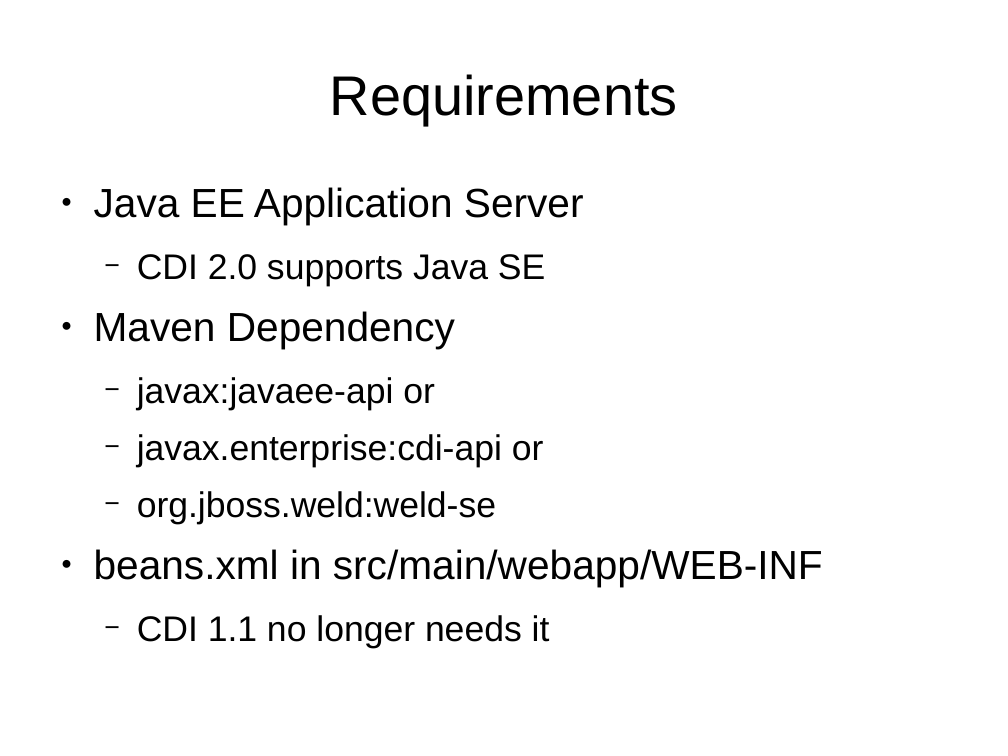
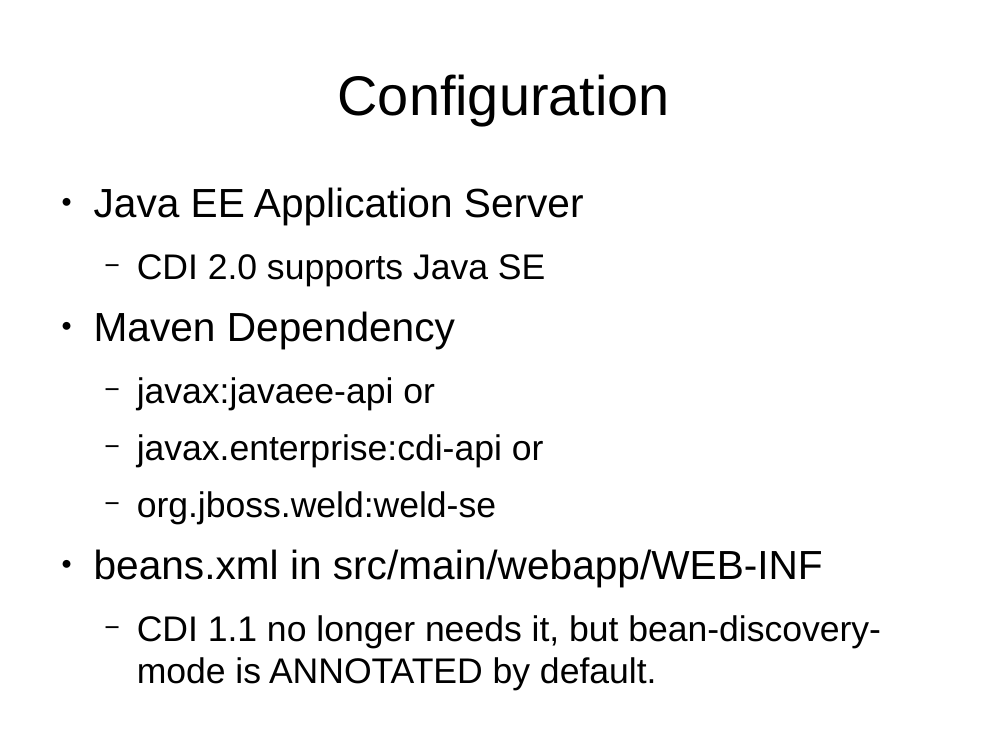
Before and after one commit to FrigoCoder/CDI, a slide deck: slide 6 of CDI.odp. Drawn at 1008x756 pixels with LibreOffice and Linux fonts; fonts in the diff are those of the drawing. Boxes give left, top, right and bottom in pixels: in the first picture for what was removed or moved away, otherwise in the second. Text is boxed around its words. In the diff, an @@ line names an element or a change of style, - is before the commit and + after.

```diff
--- a/CDI.odp
+++ b/CDI.odp
@@ title at box(338, 74, 670, 125): text changed @@
-Requirements
+Configuration
@@ text at box(137, 615, 881, 691): text changed @@
-  − CDI 1.1 no longer needs it
+  − CDI 1.1 no longer needs it, but bean-discovery-mode is ANNOTATED by default.
```
Also in this commit, not shown: 2 other files.
